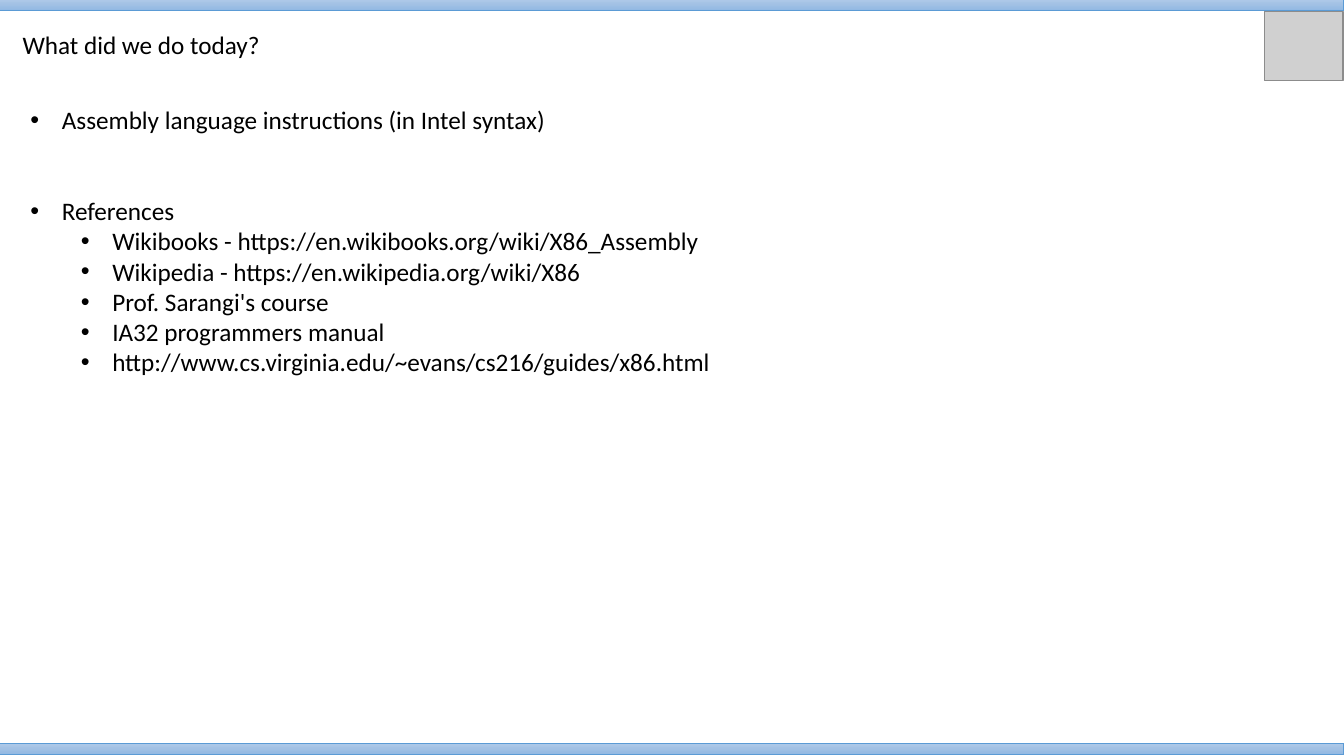
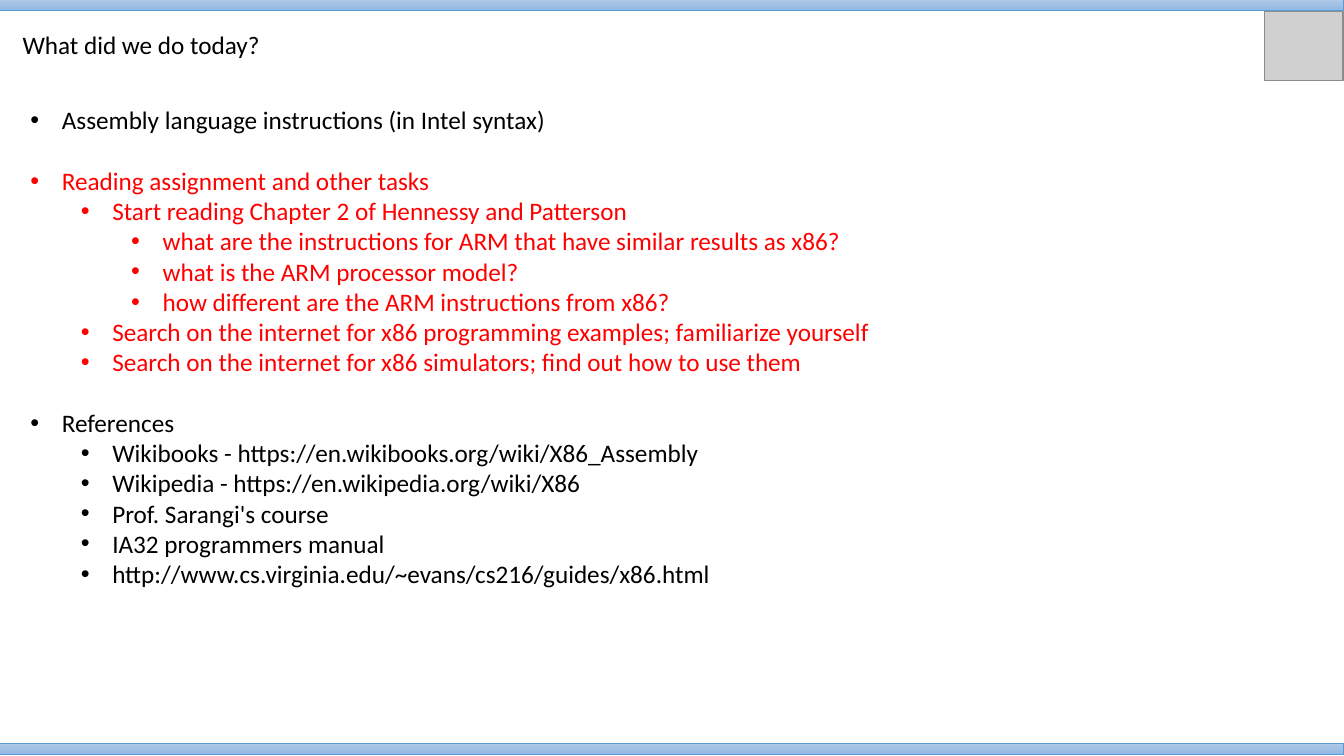
Before and after one commit to VineethBS/vineethbs.github.io, a slide deck: slide 10 of 2017_AV224/Material/Lecture_5.pptx. Drawn at 1344x756 pixels with LibreOffice and Linux fonts; fonts in the diff are those of the drawing; grey boxes stand for pictures. Boxes give left, top, right and bottom in pixels: in the first picture for what was removed or moved away, otherwise in the second. Text is boxed around its words. In the diff, an @@ line names an element or a change of style, - is before the commit and + after.

```diff
--- a/2017_AV224/Material/Lecture_5.pptx
+++ b/2017_AV224/Material/Lecture_5.pptx
@@ text at bbox=[62, 172, 869, 374]: paragraphs added @@
+• Reading assignment and other tasks
+  • Start reading Chapter 2 of Hennessy and Patterson
+    • what are the instructions for ARM that have similar results as x86?
+    • what is the ARM processor model?
+    • how different are the ARM instructions from x86?
+  • Search on the internet for x86 programming examples; familiarize yourself
+  • Search on the internet for x86 simulators; find out how to use them
```
Also in this commit, not shown: 1 other slide changed, 1 other file.
